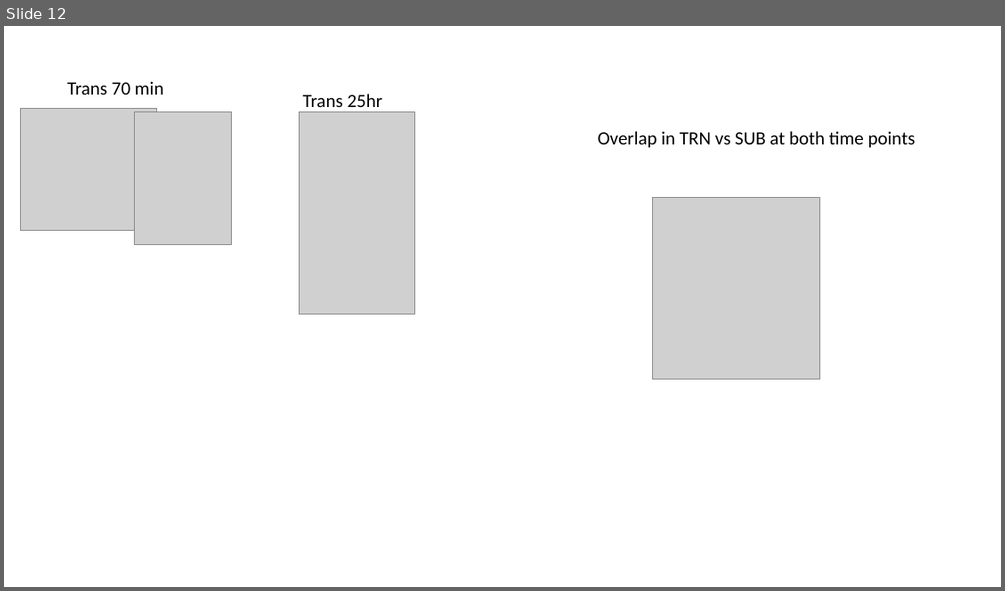
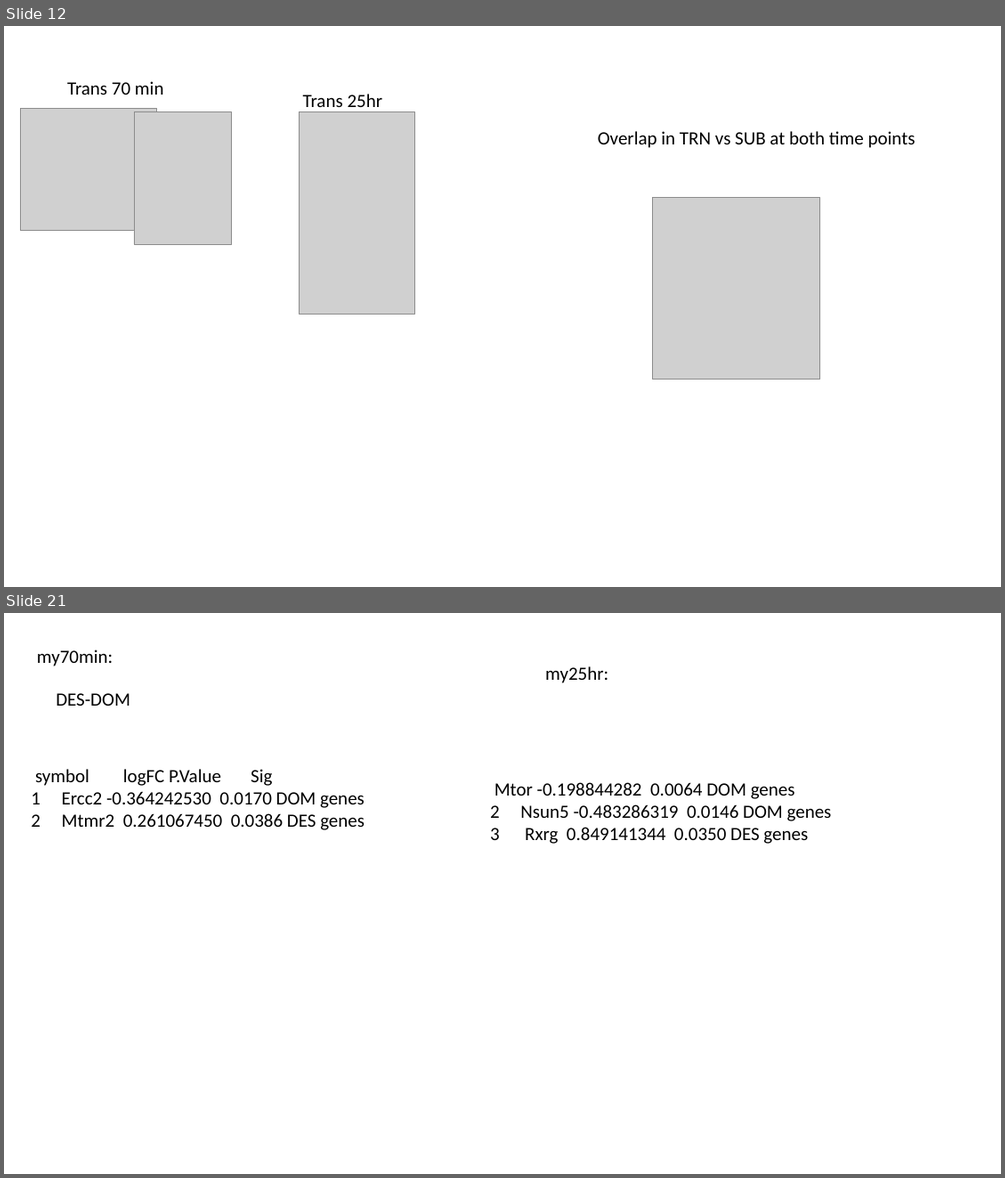
Before and after one commit to ty14/Transition25hr_Manuscript, a slide deck: manuscript/manuscript_figures/mPFC_manuscript_figures.pptx. Shown one above the other, each under a label of ours: slide 12 before the commit, slides 12 and 21 after it; the slides between them are not shown. The pictures are 1005x591 and 1005x1178 pixels, drawn with LibreOffice and Linux fonts; fonts in the diff are those of the drawing; grey boxes stand for pictures. Boxes give left, top, right and bottom in pixels: in the first picture for what was removed or moved away, otherwise in the second. Text is boxed around its words. In the diff, an @@ line names an element or a change of style, - is before the commit and + after.

```diff
--- a/manuscript/manuscript_figures/mPFC_manuscript_figures.pptx
+++ b/manuscript/manuscript_figures/mPFC_manuscript_figures.pptx
@@ slide 21 added at (x1=4, y1=613, x2=1001, y2=1174), background #FFFFFF @@
@@ text added at (x1=37, y1=649, x2=113, y2=666), 18 pt, text #000000 @@
+my70min:
@@ text added at (x1=545, y1=666, x2=608, y2=683), 18 pt, text #000000 @@
+my25hr:
@@ text added at (x1=56, y1=693, x2=130, y2=706), 18 pt, text #000000 @@
+DES-DOM
@@ text added at (x1=31, y1=769, x2=364, y2=830), 18 pt, text #000000 @@
+symbol logFC P.Value Sig
+1 Ercc2 -0.364242530 0.0170 DOM genes
+2 Mtmr2 0.261067450 0.0386 DES genes
@@ text added at (x1=490, y1=782, x2=832, y2=844), 18 pt, text #000000 @@
+Mtor -0.198844282 0.0064 DOM genes
+2 Nsun5 -0.483286319 0.0146 DOM genes
+3 Rxrg 0.849141344 0.0350 DES genes
```
Also in this commit, not shown: 11 other slides added, 11 other files.
